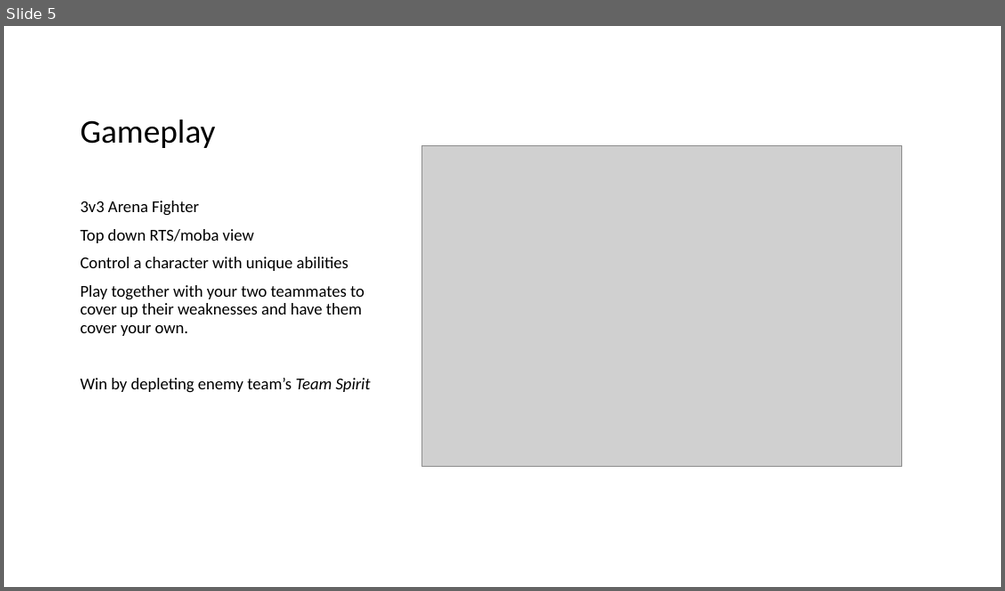
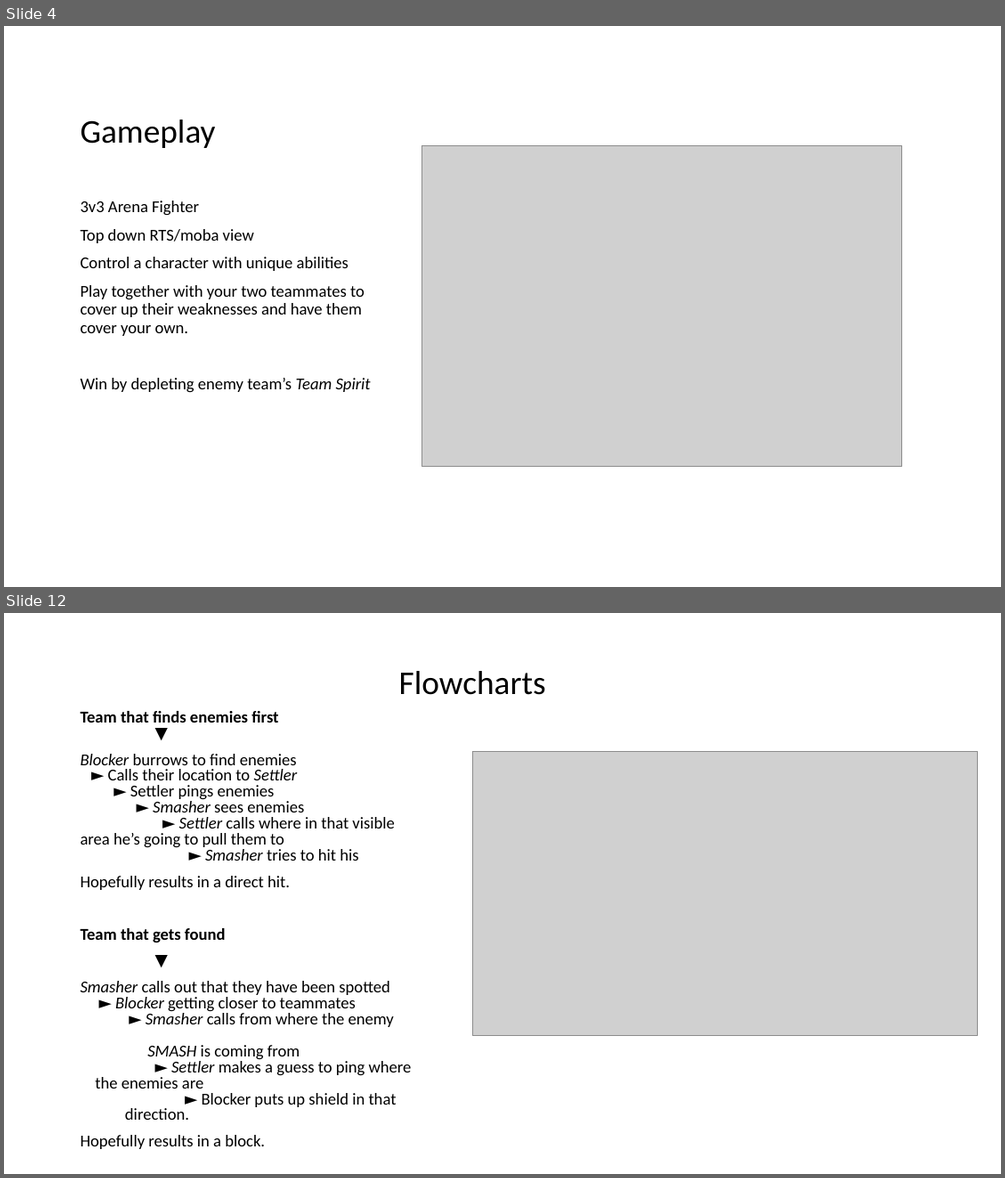
Before and after one commit to Piglettank/WomboCombo, a slide deck: Phase 2 - Writing down the details.pptx. Shown one above the other, each under a label of ours: slide 5 before the commit, slides 4 and 12 after it; the slides between them are not shown. The pictures are 1005x591 and 1005x1178 pixels, drawn with LibreOffice and Linux fonts; fonts in the diff are those of the drawing; grey boxes stand for pictures. Boxes give left, top, right and bottom in pixels: in the first picture for what was removed or moved away, otherwise in the second. Text is boxed around its words. In the diff, an @@ line names an element or a change of style, - is before the commit and + after.

```diff
--- a/Phase 2 - Writing down the details.pptx
+++ b/Phase 2 - Writing down the details.pptx
@@ slide 12 added at (4,613,1001,1174), background #FFFFFF @@
@@ title added at (399,671,546,695), 32 pt, text #000000 @@
+Flowcharts
@@ text added at (81,711,412,1149), 16 pt, text #000000 @@
+Team that finds enemies first
+▼
+Blocker burrows to find enemies
+► Calls their location to Settler
+► Settler pings enemies
+► Smasher sees enemies
+► Settler calls where in that visible area he’s going to pull them to
+► Smasher tries to hit his
+Hopefully results in a direct hit.
+Team that gets found
+▼
+Smasher calls out that they have been spotted
+► Blocker getting closer to teammates
+► Smasher calls from where the enemy
+SMASH is coming from
+► Settler makes a guess to ping where the enemies are
+► Blocker puts up shield in that direction.
+Hopefully results in a block.
@@ picture added at (473,751,978,1036) @@
@@ what was slide 5 is now slide 4 @@
```
Also in this commit, not shown: 7 slides changed, 1 other slide added, 1 slide removed, 21 other files.
